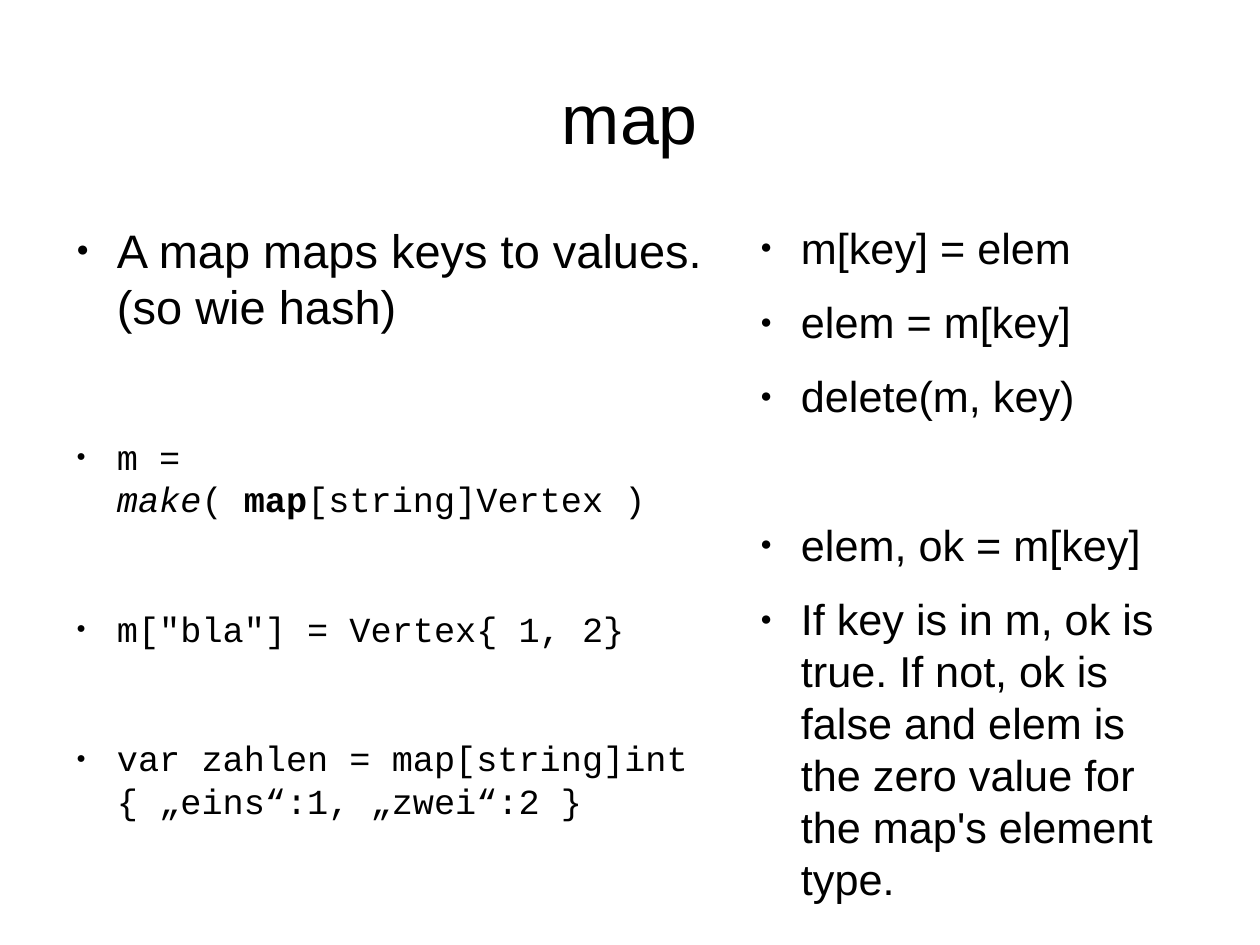
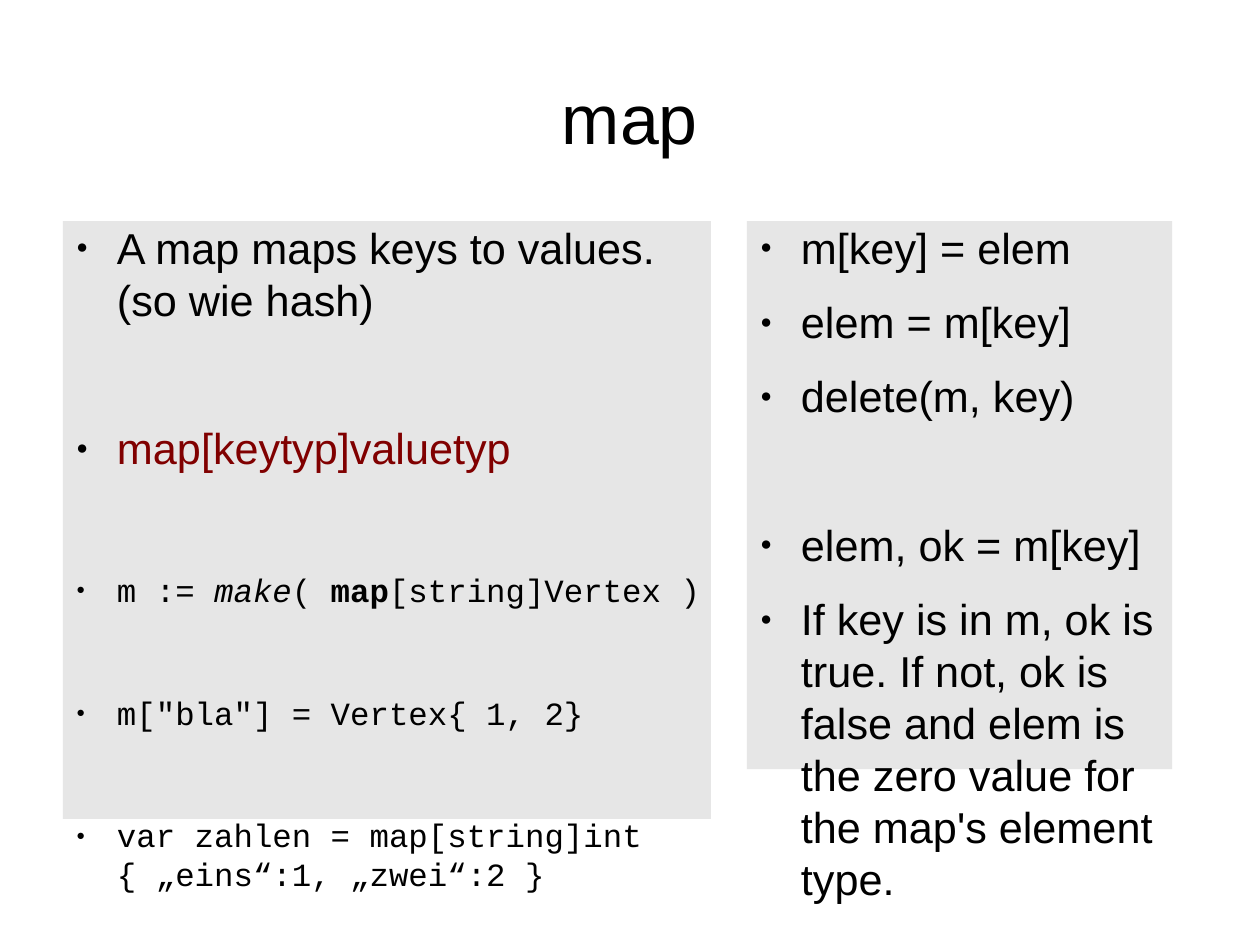
Before and after one commit to rayank77b/smallStuffs, a slide deck: slide 28 of programmierung/vortrag/golang.odp (slide 27 before the commit). Drawn at 1260x945 pixels with LibreOffice and Linux fonts; fonts in the diff are those of the drawing. Boxes give left, top, right and bottom in pixels: in the first picture for what was removed or moved away, otherwise in the second. Text is boxed around its words. In the diff, an @@ line names an element or a change of style, - is before the commit and + after.

```diff
--- a/programmierung/vortrag/golang.odp
+++ b/programmierung/vortrag/golang.odp
@@ text "A map maps keys to ..." at bbox=[63, 221, 711, 819]: fill none to #E6E6E6 @@
@@ text "A map maps keys to ...": place and size @@
-text "A map maps keys to ..." at bbox=[117, 234, 702, 821]
+text "A map maps keys to ..." at bbox=[63, 221, 711, 819]
@@ text at bbox=[117, 232, 655, 892]: size 29.6 to 27.2 pt in "A map maps keys to values. (so ..."; size 22.2 to 20.4 pt in "m["bla"] = Vertex{ 1, 2}", "var zahlen = map[string]int { „eins“:1, „zwei“:2 ..." @@
@@ text "m[key] = elem": place and size @@
-text "m[key] = elem" at bbox=[801, 232, 1153, 903]
+text "m[key] = elem" at bbox=[748, 221, 1173, 769]
@@ text "m[key] = elem" at bbox=[748, 221, 1173, 769]: fill none to #E6E6E6 @@
@@ text at bbox=[117, 432, 661, 609]: text changed; size 22.2 to 20.4 pt @@
-● m = make( map[string]Vertex )
+● map[keytyp]valuetyp
+● m := make( map[string]Vertex )
```
Also in this commit, not shown: 5 other slides changed, 1 slide added.
